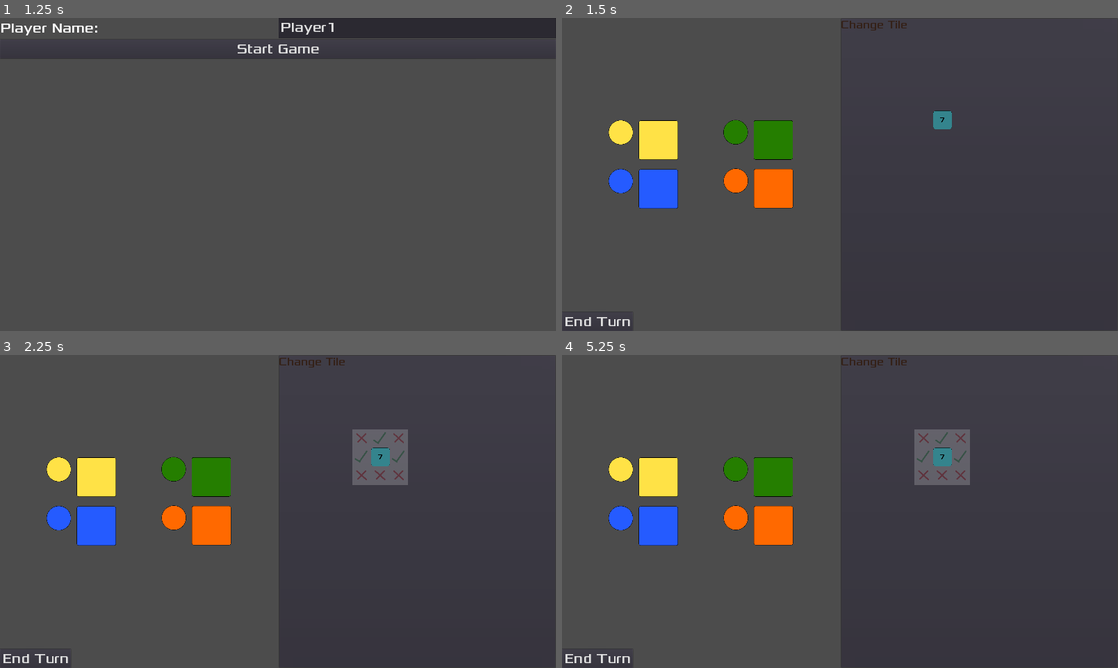
Above: before the commit, frames 1-4 (two rows, left to right).
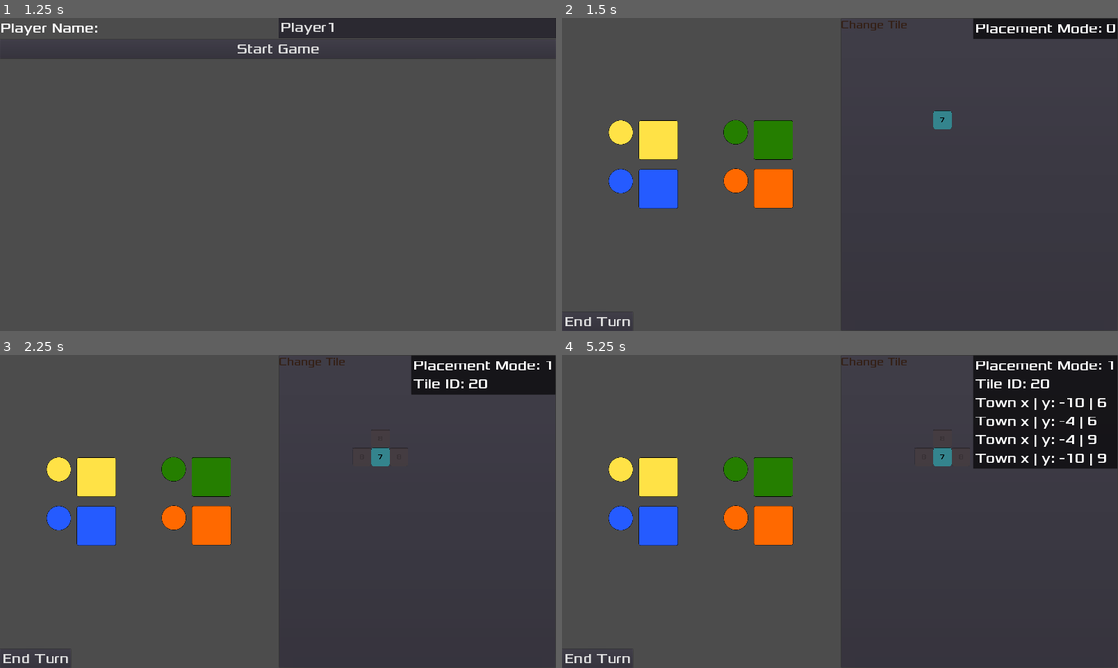
Above: after the commit, the same moments.

Repository: Structed/alcaramba
Game: Godot game, scene res://Drawable/MainMenu/MainMenu.tscn
Same seed, same stepped clock (60 frames per second), same inputs: the game is played once before the commit and once after it.
Inputs (mouse positions are in pixels of both pictures, inside the frame that each line leads up to):
- Up to frame 1 (1.25 s): click "New Game" at 0.5 s
- Up to frame 2 (1.5 s): click "Start Game" at 1.25 s
- Up to frame 3 (2.25 s): click "Change Tile" at 2 s
- Up to frame 4 (5.25 s): click (662, 477) at 2.75 s; click (767, 477) at 3.5 s; click (773, 524) at 4.25 s; click (662, 524) at 5 s

Frame 1 is identical in both runs. In frame 2, 1.7% of the frame differs, in the area x 74-100%, y 0-7%; in frame 3, 4.8%; in frame 4, 11%, in the area x 63-100%, y 0-42%.

Commit message:
16 change UI for tile placement (#21)
* Properly place Debug panel
* Removed unnecessary calls to update_overlay()
* Implemented drawing of preview tiles in overlay
  * Re-used cleanup/draw code from "actual" placing of tiles. However, I did abstract the code so I could just re-use it
* Removed "x"es from preview overlay
* Removed unused `TileSet` references from `TileMap`s
* Removed unused Tile set images
* Use scene unique name for TileMap Overlay

Diff:
--- a/src/alcaramba/Drawable/Town/Town.gd
+++ b/src/alcaramba/Drawable/Town/Town.gd
@@ -6,6 +6,7 @@
 var _current_tile: TileCard = TileCard.new(_starting_tile_id, 0, TileCard.TileType.START, TileCard.WALL_SIDE_NONE)
 var _max_size = [10, 10]
 var _placement_mode : int = 0 setget _placement_mode_set # 0 = no placement, 1 = place tile, 2 = remove tile
+onready var _tilemap_overlay = get_node("%TileMap_valid_overlay")
 
 var tile_card_scene = preload("res://Drawable/Card/TileCardDrawable.tscn")
 
@@ -18,6 +19,10 @@
 	$TileMap_valid_overlay.hide()
 	draw_placed_tiles()
 
+	OverlayDebugInfo.show()
+	OverlayDebugInfo.set_horizontal_align_right()
+	OverlayDebugInfo.set_vertical_align_top()
+
 
 # Called every frame
 func _process(_delta):
@@ -27,9 +32,9 @@
 		pass
 
 	if _placement_mode == 1:
-		$TileMap_valid_overlay.show()
+		_tilemap_overlay.show()
 	else:
-		$TileMap_valid_overlay.hide()
+		_tilemap_overlay.hide()
 
 
 func _placement_mode_set(mode):
@@ -56,7 +61,6 @@
 					# place tile and leave placement mode
 					place_tile(x, y, _current_tile)
 					self._placement_mode = 0
-					update_overlay(_get_border(), _current_tile._id)
 					draw_placed_tiles()
 
 			# left click and removing mode
@@ -65,7 +69,6 @@
 				var cell_to_remove = get_cell(x, y)
 				if cell_to_remove != TileMap.INVALID_CELL && cell_to_remove != _starting_tile_id && is_tile_removable(x, y):
 					var removed_tile_id = remove_tile(x, y)
-					update_overlay(_get_border(),_current_tile._id)
 					# TODO #19: send tile to spare tiles
 					draw_placed_tiles()
 
@@ -145,44 +148,56 @@
 # updates the overlay for possible tile placement in regards to the tile you want to place
 func update_overlay(border: Rect2, id_compare: int = 6) -> void:
 
-	$TileMap_valid_overlay.clear()
+	_tilemap_overlay.clear()
+	cleanup_placed_tiles(_tilemap_overlay)
 
 	# consider all tiles within the rectangle spanned by current tiles plus one in each direction
 	for x in range(border.position.x - 1, border.position.x + border.size.x + 1):
 		for y in range(border.position.y - 1, border.position.y + border.size.y + 1):
 			# set cells according to valid/invalid
 			if is_placement_valid(x, y, id_compare ):
-				$TileMap_valid_overlay.set_cell(x, y, 1)
-			else:
-				$TileMap_valid_overlay.set_cell(x, y, 0)
-
+				draw_tile(_tilemap_overlay, x, y, id_compare)
+
+
+# can be used for preview as well as for actual placement
+# @param tile_map: TileMap - Which TileMap to draw on - Town or Overlay
+# @param x: - TileMap local x coordinate
+# @param y: - TileMap local y coordinate
+# @param card_id: - Card ID, which is usually also the cell ID
+func draw_tile(tile_map: TileMap, x, y, card_id):
+	var tile = _stack_tiles.get_card_info_by_id(card_id)
+	var tile_node = tile_card_scene.instance()
+	tile_node._card_info = tile
+
+	var world_position = tile_map.map_to_world(Vector2(x, y))
+	tile_node.set_position(world_position)
+	#tile_node.rect_scale(Vector2(0.5, 0.5))
+	tile_node.set_scale(Vector2(0.5, 0.5))
+	tile_map.add_child(tile_node)
+
+
+# can be used for preview overlay as well as for actual placement
+# @param tile_map: TileMap - Which TileMap to remove from - Town or Overlay
+func cleanup_placed_tiles(tile_map: TileMap):
+	# Remove all Cards which are already here to be drawn:
+	var children = tile_map.get_children()
+	for child in children:
+		if child is TileCardDrawable:
+			tile_map.remove_child(child)
+			child.free()
 
 # draw placed tiles
 func draw_placed_tiles() -> void:
 	# TODO: Optimimize process, only remove/draw neccessary tiles
-
-	# Remove all Cards which are already here to be drawn:
-	var children = get_children()
-	for child in children:
-		if child is TileCardDrawable:
-			remove_child(child)
-			child.free()
+	cleanup_placed_tiles(self)
 
 	# Redraw
 	var border = _get_border()
 	for x in range(border.position.x, border.position.x + border.size.x):
 		for y in range(border.position.y, border.position.y + border.size.y):
-			var current_cell = get_cell(x, y)
-			if current_cell != TileMap.INVALID_CELL:
-				var tile = _stack_tiles.get_card_info_by_id(current_cell)
-				var tile_node = tile_card_scene.instance()
-				tile_node._card_info = tile
-
-				var world_position = map_to_world(Vector2(x, y))
-				tile_node.set_position(world_position)
-				#tile_node.rect_scale(Vector2(0.5, 0.5))
-				tile_node.set_scale(Vector2(0.5, 0.5))
-				self.add_child(tile_node)
+			var card_id = get_cell(x, y)
+			if card_id != TileMap.INVALID_CELL:
+				draw_tile(self, x, y, card_id)
 
 
 # should be called when tile is selected in market
--- a/src/alcaramba/Drawable/Town/Town.tscn
+++ b/src/alcaramba/Drawable/Town/Town.tscn
@@ -1,47 +1,15 @@
-[gd_scene load_steps=10 format=2]
+[gd_scene load_steps=7 format=2]
 
 [ext_resource path="res://Drawable/Town/Town.gd" type="Script" id=1]
 [ext_resource path="res://Drawable/Card/TileCardDrawable.gd" type="Script" id=2]
 [ext_resource path="res://assets/fonts/Xolonium-Regular.ttf" type="DynamicFontData" id=3]
 [ext_resource path="res://Drawable/Town/TileMap_valid_overlay.gd" type="Script" id=8]
-[ext_resource path="res://assets/art/Tiles/notpossible.png" type="Texture" id=9]
-[ext_resource path="res://assets/art/Tiles/possible.png" type="Texture" id=10]
 
 [sub_resource type="TileSet" id=1]
 
 [sub_resource type="DynamicFont" id=2]
 size = 40
 font_data = ExtResource( 3 )
-
-[sub_resource type="TileSet" id=3]
-0/name = "notpossible.png 0"
-0/texture = ExtResource( 9 )
-0/tex_offset = Vector2( 0, 0 )
-0/modulate = Color( 1, 1, 1, 1 )
-0/region = Rect2( 0, 0, 64, 64 )
-0/tile_mode = 0
-0/occluder_offset = Vector2( 0, 0 )
-0/navigation_offset = Vector2( 0, 0 )
-0/shape_offset = Vector2( 0, 0 )
-0/shape_transform = Transform2D( 1, 0, 0, 1, 0, 0 )
-0/shape_one_way = false
-0/shape_one_way_margin = 0.0
-0/shapes = [  ]
-0/z_index = 0
-1/name = "possible.png 2"
-1/texture = ExtResource( 10 )
-1/tex_offset = Vector2( 0, 0 )
-1/modulate = Color( 1, 1, 1, 1 )
-1/region = Rect2( 0, 0, 64, 64 )
-1/tile_mode = 0
-1/occluder_offset = Vector2( 0, 0 )
-1/navigation_offset = Vector2( 0, 0 )
-1/shape_offset = Vector2( 0, 0 )
-1/shape_transform = Transform2D( 1, 0, 0, 1, 0, 0 )
-1/shape_one_way = false
-1/shape_one_way_margin = 0.0
-1/shapes = [  ]
-1/z_index = 0
 
 [node name="TileMap" type="TileMap"]
 tile_set = SubResource( 1 )
@@ -67,8 +35,8 @@
 }
 
 [node name="TileMap_valid_overlay" type="TileMap" parent="."]
+unique_name_in_owner = true
 modulate = Color( 1, 1, 1, 0.196078 )
-tile_set = SubResource( 3 )
 collision_layer = 2
 occluder_light_mask = 2
 format = 1
Binary file removed: src/alcaramba/assets/art/Tiles/alltiles.png
Not shown, removed: src/alcaramba/assets/art/Tiles/alltiles.png.import
Binary file removed: src/alcaramba/assets/art/Tiles/notpossible.png
Not shown, removed: src/alcaramba/assets/art/Tiles/notpossible.png.import
Binary file removed: src/alcaramba/assets/art/Tiles/possible.png
Not shown, removed: src/alcaramba/assets/art/Tiles/possible.png.import
